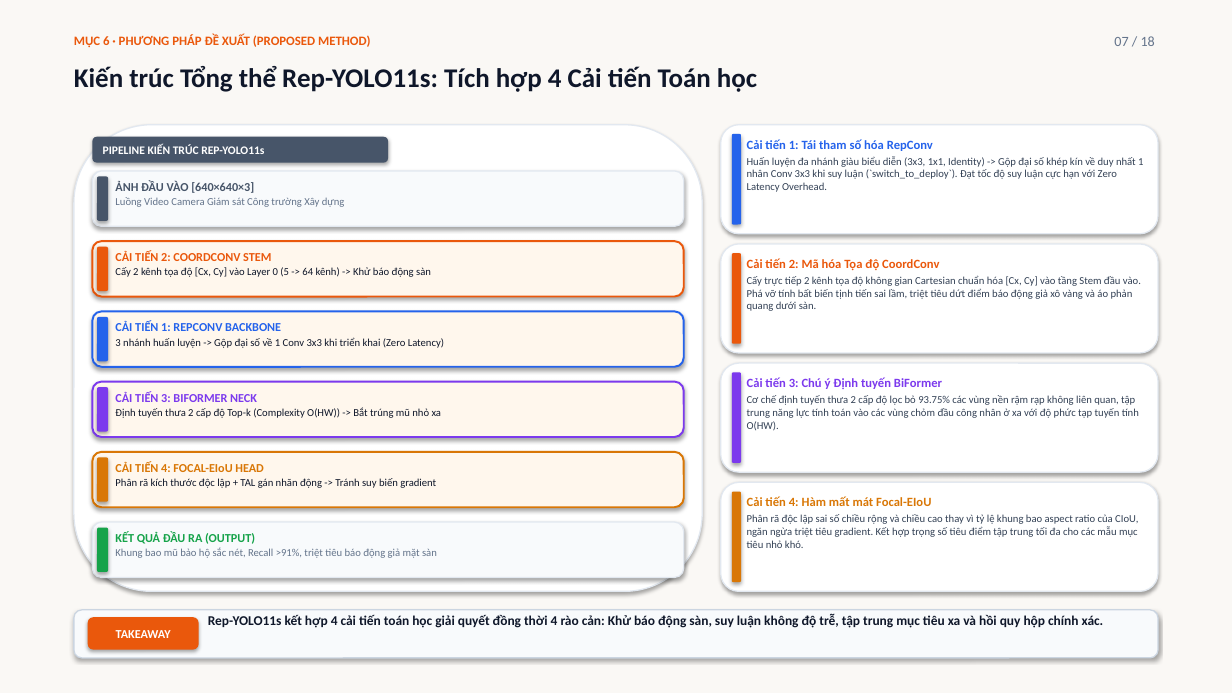
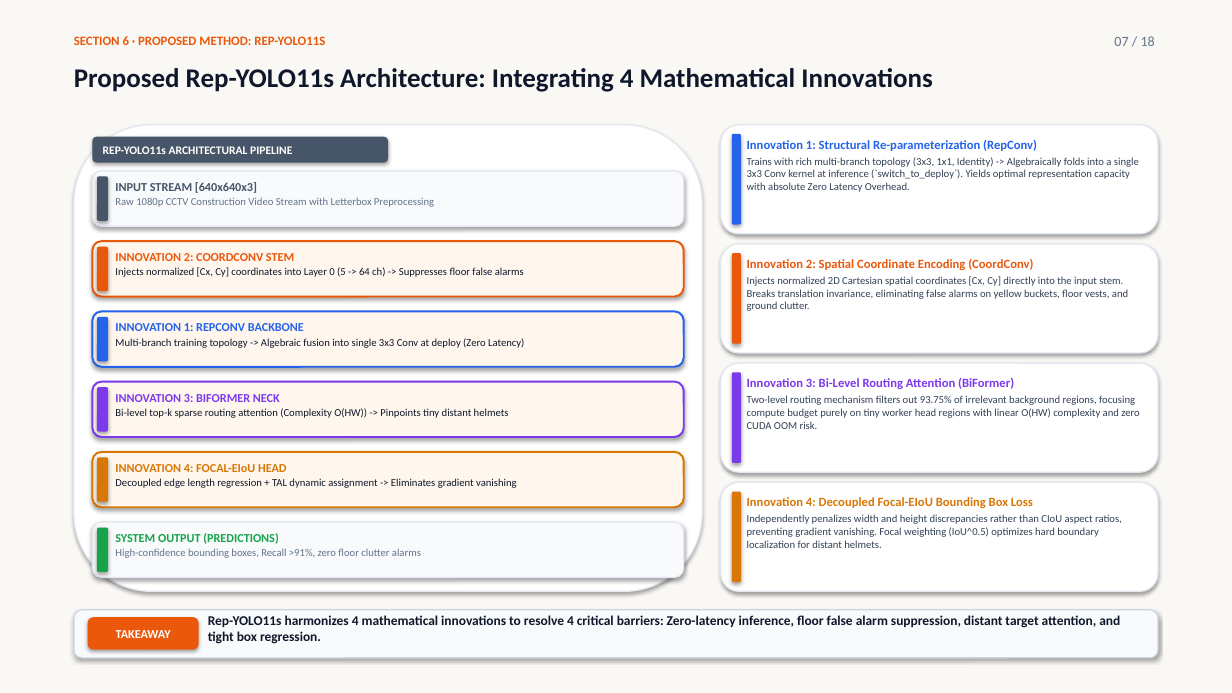
Before and after one commit to hannhu11/AI-Capstone---Rep-YOLOv11-CoordConv-BiFormer-Focal-EIoU, a slide deck: slide 32 of review_1_main/Capstone_Review_1_All_In_One_Master.pptx. Drawn at 1232x693 pixels with LibreOffice and Linux fonts; fonts in the diff are those of the drawing. Boxes give left, top, right and bottom in pixels: in the first picture for what was removed or moved away, otherwise in the second. Text is boxed around its words. In the diff, an @@ line names an element or a change of style, - is before the commit and + after.

```diff
--- a/review_1_main/Capstone_Review_1_All_In_One_Master.pptx
+++ b/review_1_main/Capstone_Review_1_All_In_One_Master.pptx
@@ text at [74, 36, 325, 45]: text changed @@
-MỤC 6 · PHƯƠNG PHÁP ĐỀ XUẤT (PROPOSED METHOD)
+SECTION 6 · PROPOSED METHOD: REP-YOLO11S
@@ text at [74, 68, 932, 92]: text changed @@
-Kiến trúc Tổng thể Rep-YOLO11s: Tích hợp 4 Cải tiến Toán học
+Proposed Rep-YOLO11s Architecture: Integrating 4 Mathematical Innovations
@@ text in rounded rectangle at [103, 146, 292, 154]: text changed @@
-PIPELINE KIẾN TRÚC REP-YOLO11s
+REP-YOLO11s ARCHITECTURAL PIPELINE
@@ text at [747, 140, 1139, 192]: text changed @@
-Cải tiến 1: Tái tham số hóa RepConv
-Huấn luyện đa nhánh giàu biểu diễn (3x3, 1x1, Identity) -> Gộp đại số khép kín về duy nhất 1 nhân Conv 3x3 khi suy luận (`switch_to_deploy`). Đạt tốc độ suy luận cực hạn với Zero Latency Overhead.
+Innovation 1: Structural Re-parameterization (RepConv)
+Trains with rich multi-branch topology (3x3, 1x1, Identity) -> Algebraically folds into a single 3x3 Conv kernel at inference (`switch_to_deploy`). Yields optimal representation capacity with absolute Zero Latency Overhead.
@@ text at [115, 182, 434, 207]: text changed @@
-ẢNH ĐẦU VÀO [640×640×3]
-Luồng Video Camera Giám sát Công trường Xây dựng
+INPUT STREAM [640x640x3]
+Raw 1080p CCTV Construction Video Stream with Letterbox Preprocessing
@@ text at [115, 253, 524, 277]: text changed @@
-CẢI TIẾN 2: COORDCONV STEM
-Cấy 2 kênh tọa độ [Cx, Cy] vào Layer 0 (5 -> 64 kênh) -> Khử báo động sàn
+INNOVATION 2: COORDCONV STEM
+Injects normalized [Cx, Cy] coordinates into Layer 0 (5 -> 64 ch) -> Suppresses floor false alarms
@@ text at [747, 259, 1128, 311]: text changed @@
-Cải tiến 2: Mã hóa Tọa độ CoordConv
-Cấy trực tiếp 2 kênh tọa độ không gian Cartesian chuẩn hóa [Cx, Cy] vào tầng Stem đầu vào. Phá vỡ tính bất biến tịnh tiến sai lầm, triệt tiêu dứt điểm báo động giả xô vàng và áo phản quang dưới sàn.
+Innovation 2: Spatial Coordinate Encoding (CoordConv)
+Injects normalized 2D Cartesian spatial coordinates [Cx, Cy] directly into the input stem. Breaks translation invariance, eliminating false alarms on yellow buckets, floor vests, and ground clutter.
@@ text at [115, 323, 524, 348]: text changed @@
-CẢI TIẾN 1: REPCONV BACKBONE
-3 nhánh huấn luyện -> Gộp đại số về 1 Conv 3x3 khi triển khai (Zero Latency)
+INNOVATION 1: REPCONV BACKBONE
+Multi-branch training topology -> Algebraic fusion into single 3x3 Conv at deploy (Zero Latency)
@@ text at [747, 378, 1139, 429]: text changed @@
-Cải tiến 3: Chú ý Định tuyến BiFormer
-Cơ chế định tuyến thưa 2 cấp độ lọc bỏ 93.75% các vùng nền rậm rạp không liên quan, tập trung năng lực tính toán vào các vùng chỏm đầu công nhân ở xa với độ phức tạp tuyến tính O(HW).
+Innovation 3: Bi-Level Routing Attention (BiFormer)
+Two-level routing mechanism filters out 93.75% of irrelevant background regions, focusing compute budget purely on tiny worker head regions with linear O(HW) complexity and zero CUDA OOM risk.
@@ text at [115, 394, 509, 418]: text changed @@
-CẢI TIẾN 3: BIFORMER NECK
-Định tuyến thưa 2 cấp độ Top-k (Complexity O(HW)) -> Bắt trúng mũ nhỏ xa
+INNOVATION 3: BIFORMER NECK
+Bi-level top-k sparse routing attention (Complexity O(HW)) -> Pinpoints tiny distant helmets
@@ text at [115, 464, 517, 488]: text changed @@
-CẢI TIẾN 4: FOCAL-EIoU HEAD
-Phân rã kích thước độc lập + TAL gán nhãn động -> Tránh suy biến gradient
+INNOVATION 4: FOCAL-EIoU HEAD
+Decoupled edge length regression + TAL dynamic assignment -> Eliminates gradient vanishing
@@ text at [747, 497, 1122, 548]: text changed @@
-Cải tiến 4: Hàm mất mát Focal-EIoU
-Phân rã độc lập sai số chiều rộng và chiều cao thay vì tỷ lệ khung bao aspect ratio của CIoU, ngăn ngừa triệt tiêu gradient. Kết hợp trọng số tiêu điểm tập trung tối đa cho các mẫu mục tiêu nhỏ khó.
+Innovation 4: Decoupled Focal-EIoU Bounding Box Loss
+Independently penalizes width and height discrepancies rather than CIoU aspect ratios, preventing gradient vanishing. Focal weighting (IoU^0.5) optimizes hard boundary localization for distant helmets.
@@ text at [115, 533, 421, 558]: text changed @@
-KẾT QUẢ ĐẦU RA (OUTPUT)
-Khung bao mũ bảo hộ sắc nét, Recall >91%, triệt tiêu báo động giả mặt sàn
+SYSTEM OUTPUT (PREDICTIONS)
+High-confidence bounding boxes, Recall >91%, zero floor clutter alarms
@@ text at [208, 615, 1120, 644]: text changed @@
-Rep-YOLO11s kết hợp 4 cải tiến toán học giải quyết đồng thời 4 rào cản: Khử báo động sàn, suy luận không độ trễ, tập trung mục tiêu xa và hồi quy hộp chính xác.
+Rep-YOLO11s harmonizes 4 mathematical innovations to resolve 4 critical barriers: Zero-latency inference, floor false alarm suppression, distant target attention, and tight box regression.
```
Also in this commit, not shown: 4 other slides changed, 24 other files.
